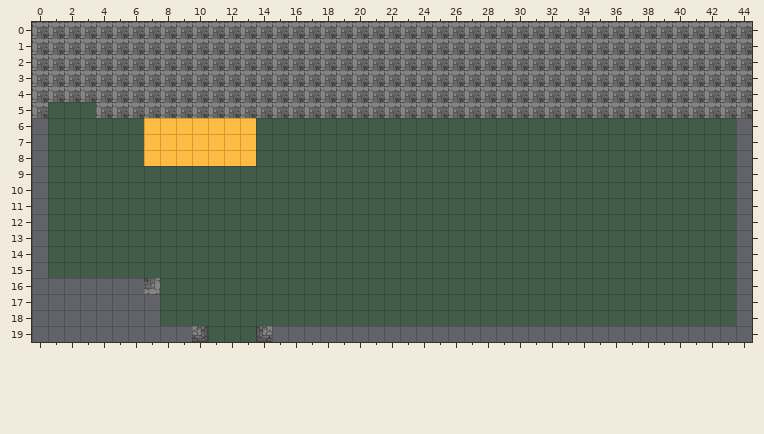
A Tiled map gets an edit: assets/data/ruinentrance.tmx. That is the earlier state.
Cells are 16x16 px. Shown: x 0..44, y 0..19.
New version:
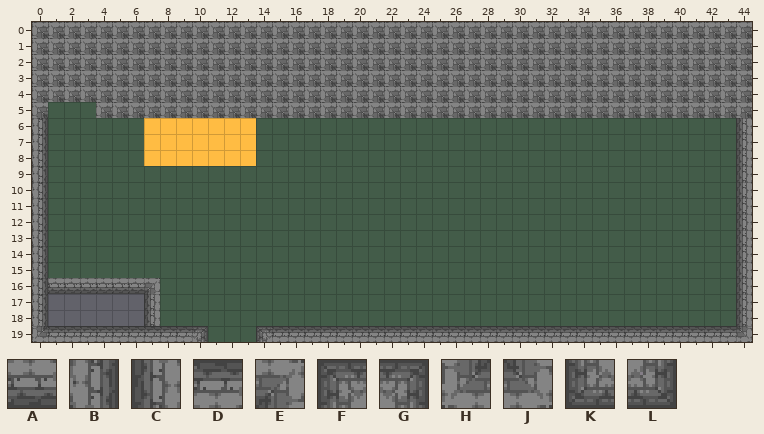
Key: from "tileset.png": A 28, B 29, C 30, D 31, E 33, F 34, G 35, H 60, J 61, K 62, L 63.
_ is an empty cell, . an unchanged one.
From old to new:
--- layer "base"
@@ x 0..44 @@
- 6 _..........................................._
- 7 _..........................................._
- 8 _..........................................._
- 9 _..........................................._
-10 _..........................................._
-11 _..........................................._
-12 _..........................................._
-13 _..........................................._
-14 _..........................................._
-15 _..........................................._
-16 _......J...................................._
-17 _..........................................._
-18 _..........................................._
-19 __________L...K______________________________
+ 6 B...........................................C
+ 7 B...........................................C
+ 8 B...........................................C
+ 9 B...........................................C
+10 B...........................................C
+11 B...........................................C
+12 B...........................................C
+13 B...........................................C
+14 B...........................................C
+15 B...........................................C
+16 B......_....................................C
+17 B...........................................C
+18 B...........................................C
+19 HDDDDDDDDDG...FDDDDDDDDDDDDDDDDDDDDDDDDDDDDDJ
--- layer "mid"
@@ x 1..7 @@
-16 _______
-17 ......_
-18 ......_
+16 AAAAAAE
+17 ......C
+18 ......C
